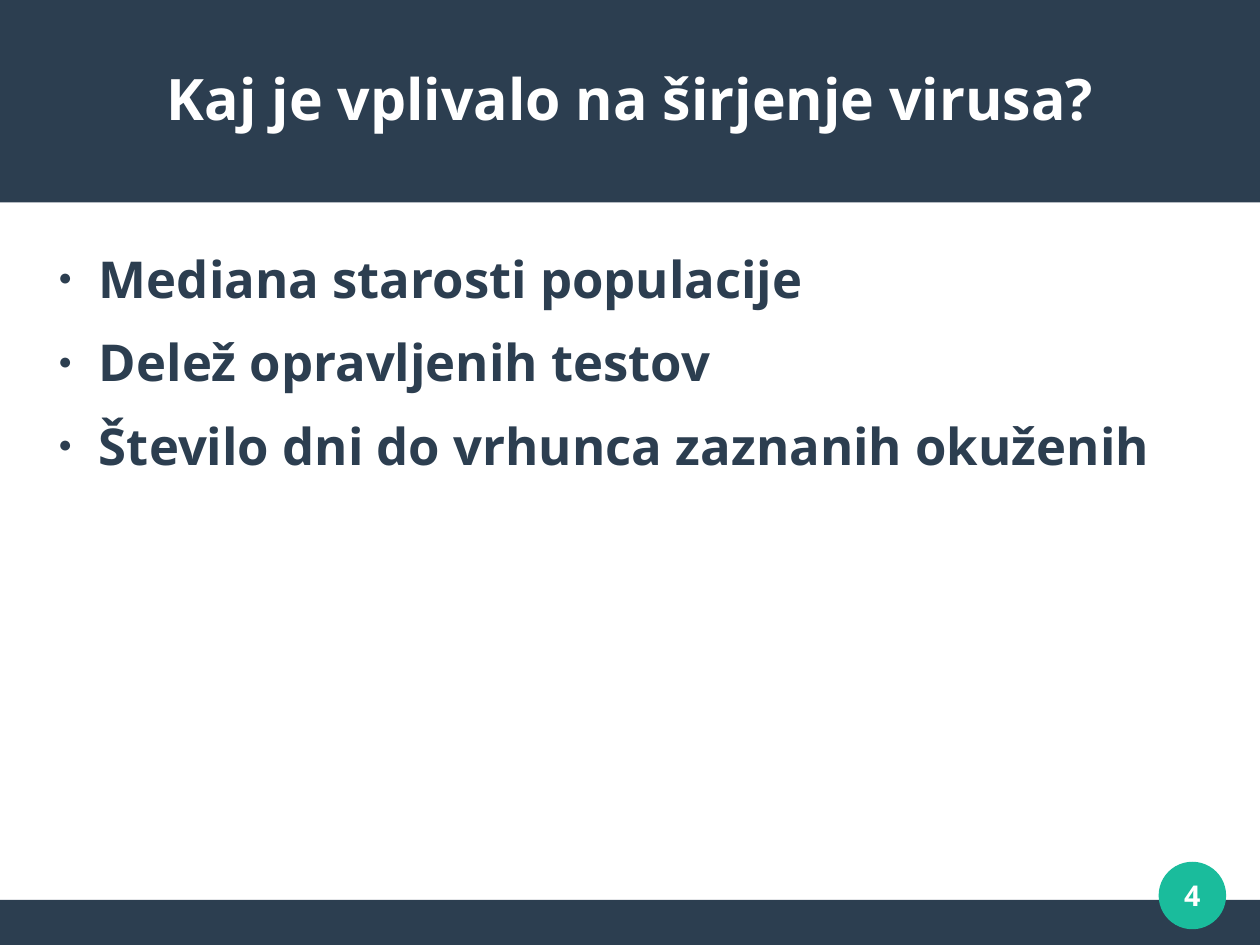
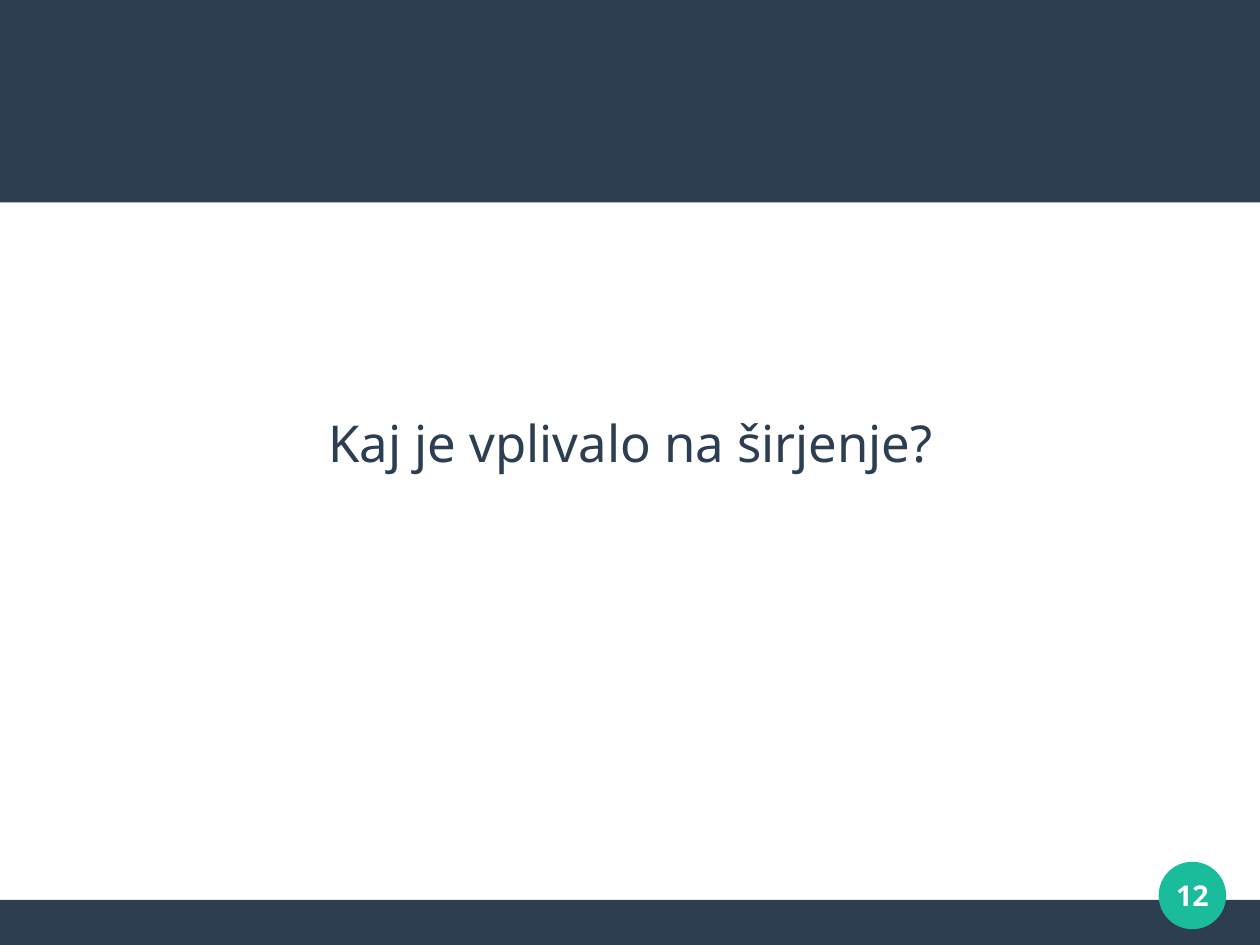
Before and after one commit to KalcMatej99/Seminarska-VS-Covid-19, a slide deck: slide 12 of Prezentacija/covid-19.odp (slide 4 before the commit). Drawn at 1260x945 pixels with LibreOffice and Linux fonts; fonts in the diff are those of the drawing. Boxes give left, top, right and bottom in pixels: in the first picture for what was removed or moved away, otherwise in the second. Text is boxed around its words. In the diff, an @@ line names an element or a change of style, - is before the commit and + after.

```diff
--- a/Prezentacija/covid-19.odp
+++ b/Prezentacija/covid-19.odp
@@ text removed at (99, 259, 1149, 466) @@
-● Mediana starosti populacije
-● Delež opravljenih testov
-● Število dni do vrhunca zaznanih okuženih
@@ subtitle at (328, 423, 932, 474): text changed; size 36 to 32 pt; text colour #FFFFFF to #2C3E50; bold off @@
-Kaj je vplivalo na širjenje virusa?
+Kaj je vplivalo na širjenje?
@@ page number at (1176, 885, 1209, 906): text changed @@
-4
+12
```
Also in this commit, not shown: 2 other slides changed, 1 slide added, 1 slide removed, 2 other files.
